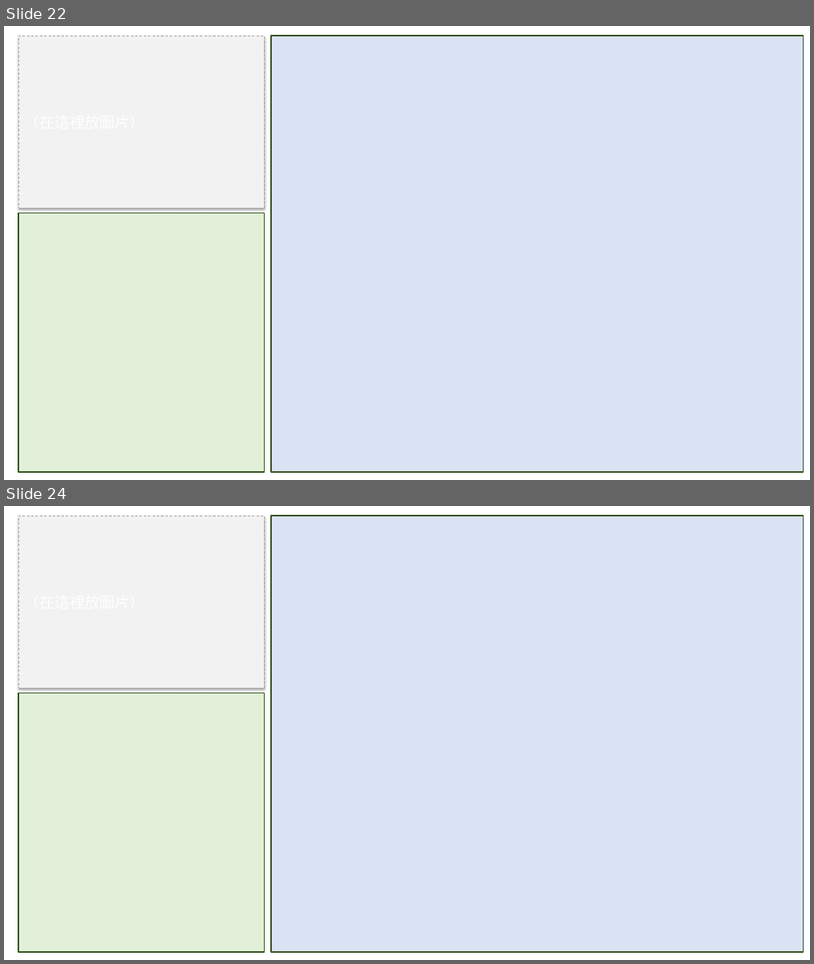
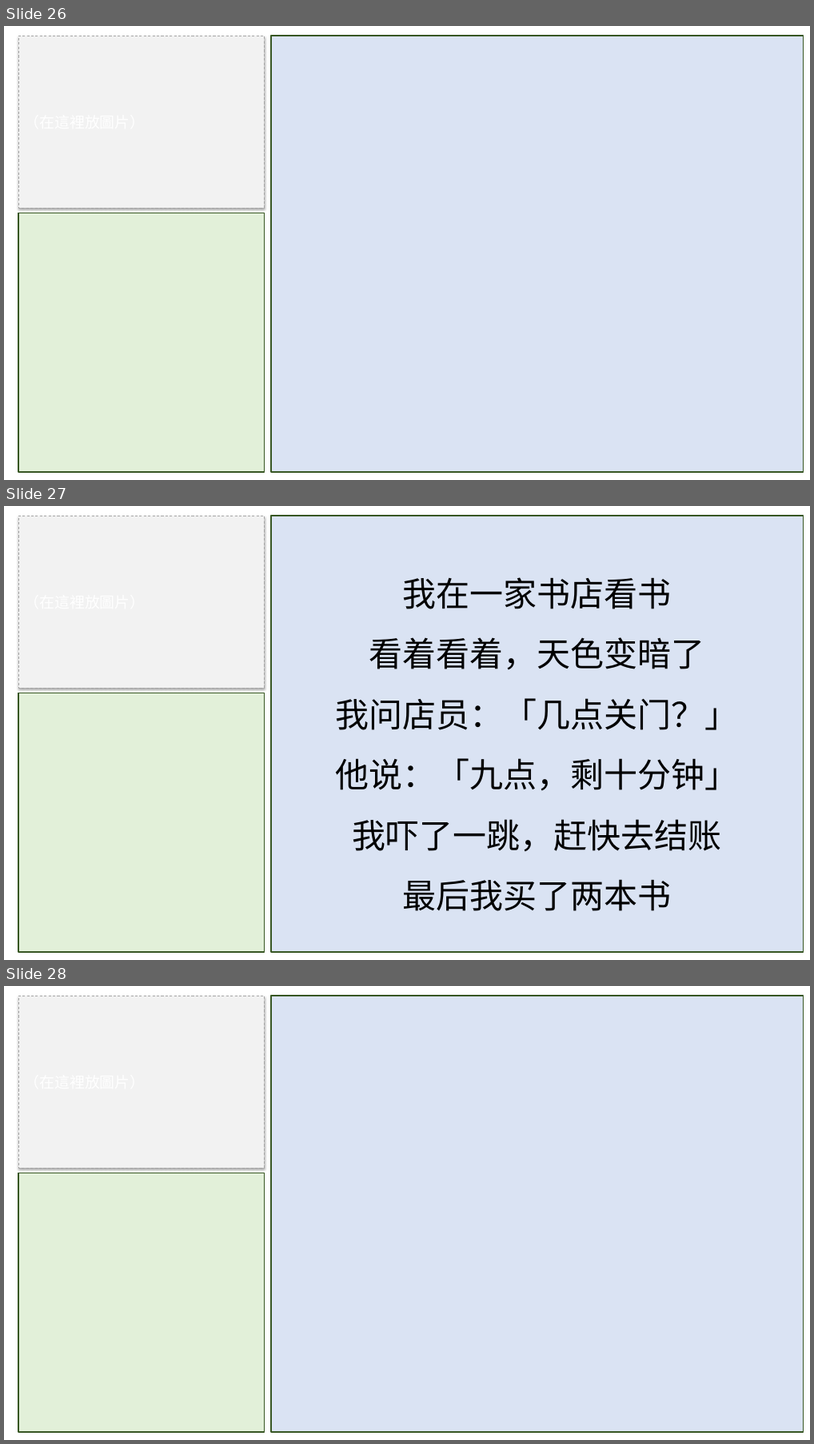
Before and after one commit to wangchiapin/lesson-decks, a slide deck: merged/A2_all.pptx. Shown one above the other, each under a label of ours: slides 22 and 24 before the commit, slides 26, 27 and 28 after it; the slides between them are not shown. The pictures are 814x964 and 814x1444 pixels, drawn with LibreOffice and Linux fonts; fonts in the diff are those of the drawing. Boxes give left, top, right and bottom in pixels: in the first picture for what was removed or moved away, otherwise in the second. Text is boxed around its words. In the diff, an @@ line names an element or a change of style, - is before the commit and + after.

```diff
--- a/merged/A2_all.pptx
+++ b/merged/A2_all.pptx
@@ slide 27 added at bbox=[4, 506, 810, 960], background #FFFFFF @@
@@ rectangle added at bbox=[18, 516, 265, 688], fill #F2F2F2, outline #A6A6A6 0.75 pt dashed @@
@@ rectangle added at bbox=[270, 516, 804, 952], fill #DAE3F3, outline #375623 1.5 pt, 40 pt, text #000000 @@
+我在一家书店看书
+看着看着，天色变暗了
+我问店员：「几点关门？」
+他说：「九点，剩十分钟」
+我吓了一跳，赶快去结账
+最后我买了两本书
@@ rectangle added at bbox=[18, 693, 265, 952], fill #E2F0D9, outline #375623 1.5 pt @@
@@ what was slide 22 is now slide 26 @@
@@ what was slide 24 is now slide 28 @@
```
Also in this commit, not shown: 43 other slides added, 23 other files.
